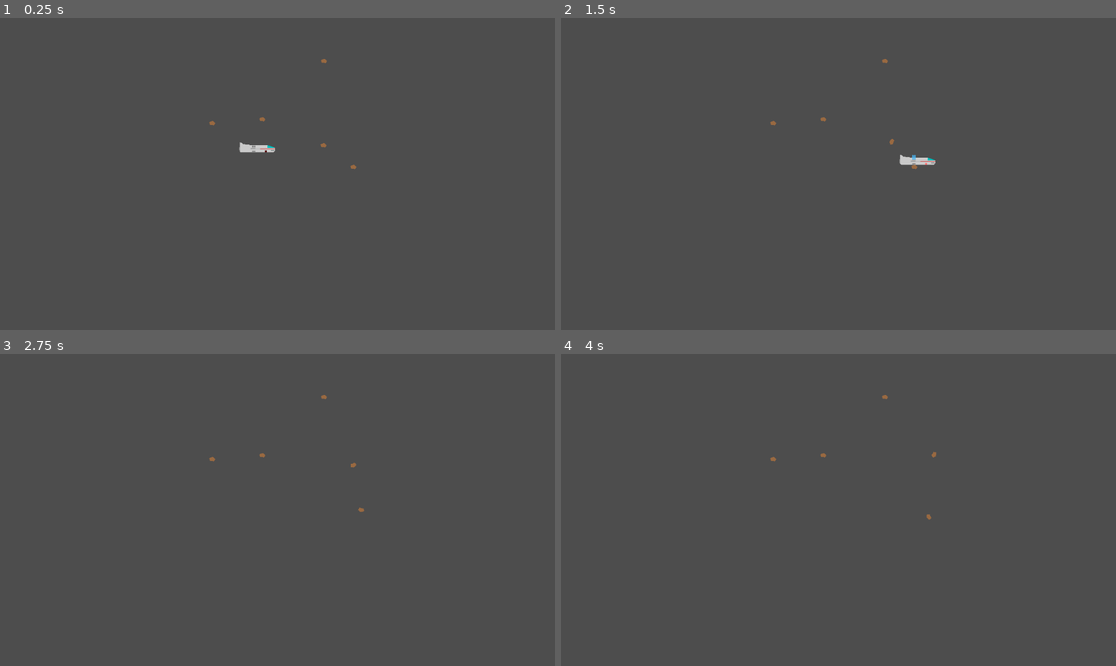
Above: before the commit, frames 1-4 (two rows, left to right).
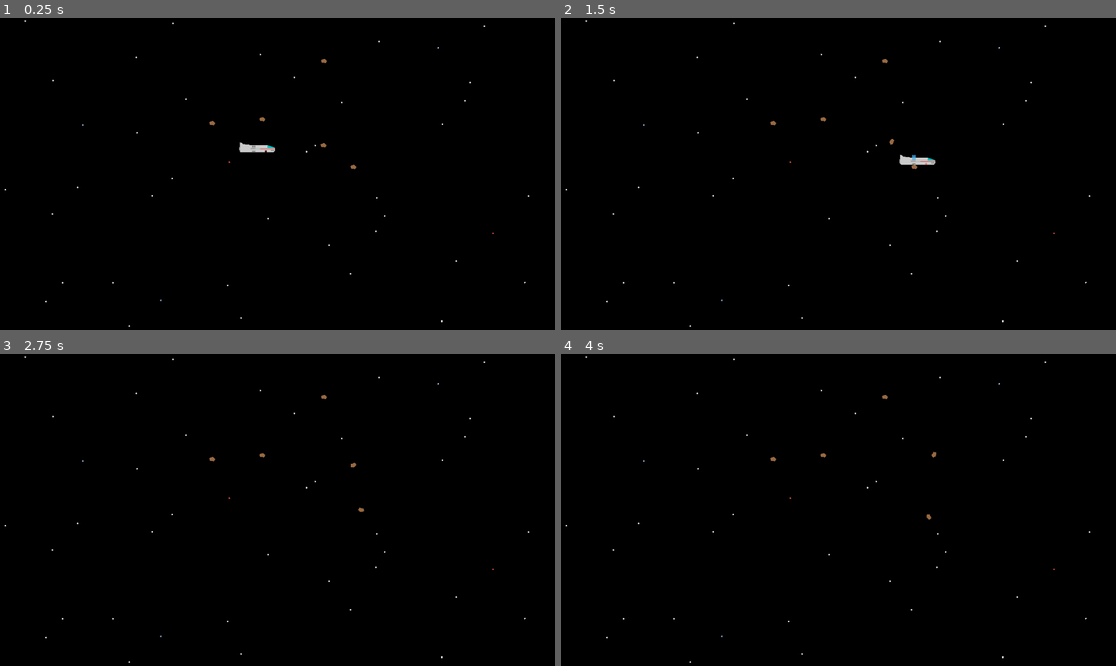
Above: after the commit, the same moments.

Repository: fractalate/space-hazard
Game: Godot game, scene res://main.tscn
The game is run twice, just before and just after one commit, with the same random seed, the same clock (stepped at 60 frames per second) and the same inputs.
Inputs:
- Up to frame 1 (0.25 s): no input
- Up to frame 2 (1.5 s): tap Enter at 0.5 s; hold Right (right) 0.53-1.28 s; hold Down (down) from 1.28 s (still down)
- Up to frame 3 (2.75 s): release Down (down) at 2.03 s; hold Right (right) from 2.03 s (still down)
- Up to frame 4 (4 s): release Right (right) at 2.78 s; hold Up (up) 2.78-3.53 s; tap Space at 3.5 s; hold Left (left) from 3.53 s (still down)

The runs differ from the first frame. In frame 1, 100% of the frame differs, in the area x 0-100%, y 0-100%; in frame 2, 100%; in frame 3, 100%; in frame 4, 100%.

Commit message:
Backdrop for Demo Level

Diff:
--- a/levels/demo/level_demo.tscn
+++ b/levels/demo/level_demo.tscn
@@ -1,9 +1,16 @@
-[gd_scene load_steps=3 format=3 uid="uid://chhklldatd5vr"]
+[gd_scene load_steps=4 format=3 uid="uid://chhklldatd5vr"]
 
 [ext_resource type="PackedScene" uid="uid://4uwevmfeg3t2" path="res://ship/player_ship.tscn" id="1_7y8bw"]
+[ext_resource type="Texture2D" uid="uid://dcee65nybcohb" path="res://levels/demo/backdrop.png" id="1_oyr0p"]
 [ext_resource type="PackedScene" uid="uid://dryjjptiwl2h4" path="res://hazards/rock.tscn" id="2_ku614"]
 
 [node name="LevelDemo" type="Node2D"]
+
+[node name="TextureRect" type="TextureRect" parent="."]
+offset_right = 1152.0
+offset_bottom = 648.0
+texture = ExtResource("1_oyr0p")
+expand_mode = 1
 
 [node name="PlayerShip" parent="." instance=ExtResource("1_7y8bw")]
 position = Vector2(559, 268)
Binary file added: levels/demo/backdrop.png
Not shown, added: levels/demo/backdrop.png.import
Not shown, added: levels/demo/backdrop.xcf
